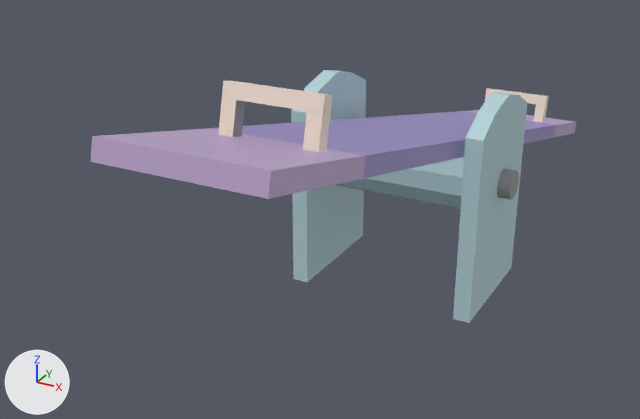
The glTF model assets/seesaw.glb: old version first, new version second.
The view is the same before and after, from a camera (50 mm lens) standing at (4.39, -10.95, 6.09) and looking at (-1.05, -1.05, 1.14). Every picture has the same lights, and +X, +Y and +Z are marked at lower left. The picture after the commit comes second.

Names of what the first picture shows: 'seasaw1', 'seasaw2'.
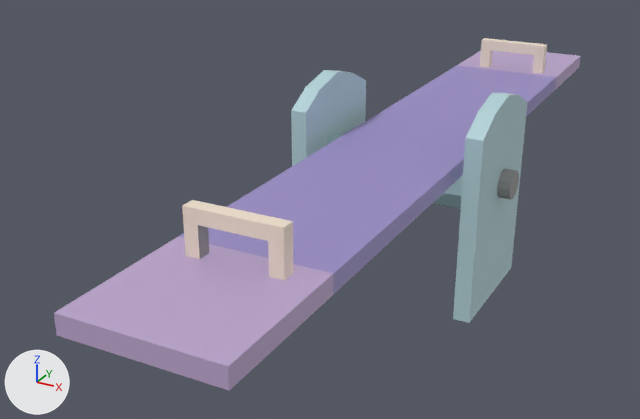
What differs and where, as boxes [x1, y1, x2, y2] in the pictures (640 x 419 px):
'seasaw1', turned
    before: [91, 81, 576, 199]
    after: [54, 38, 581, 391]

What the commit changed:
Object 'seasaw1' (ob_seasaw1) turns from (0, 0, 0) to (13, 0, 0) degrees about x, y and z.
